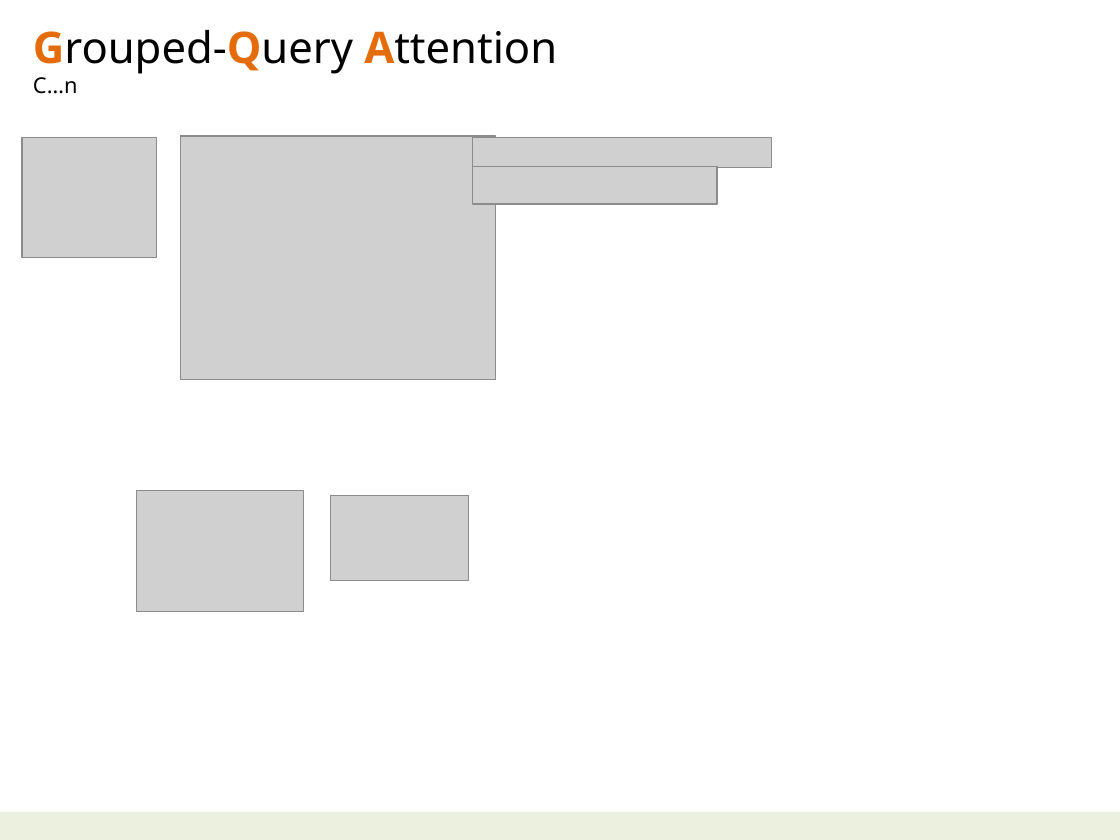
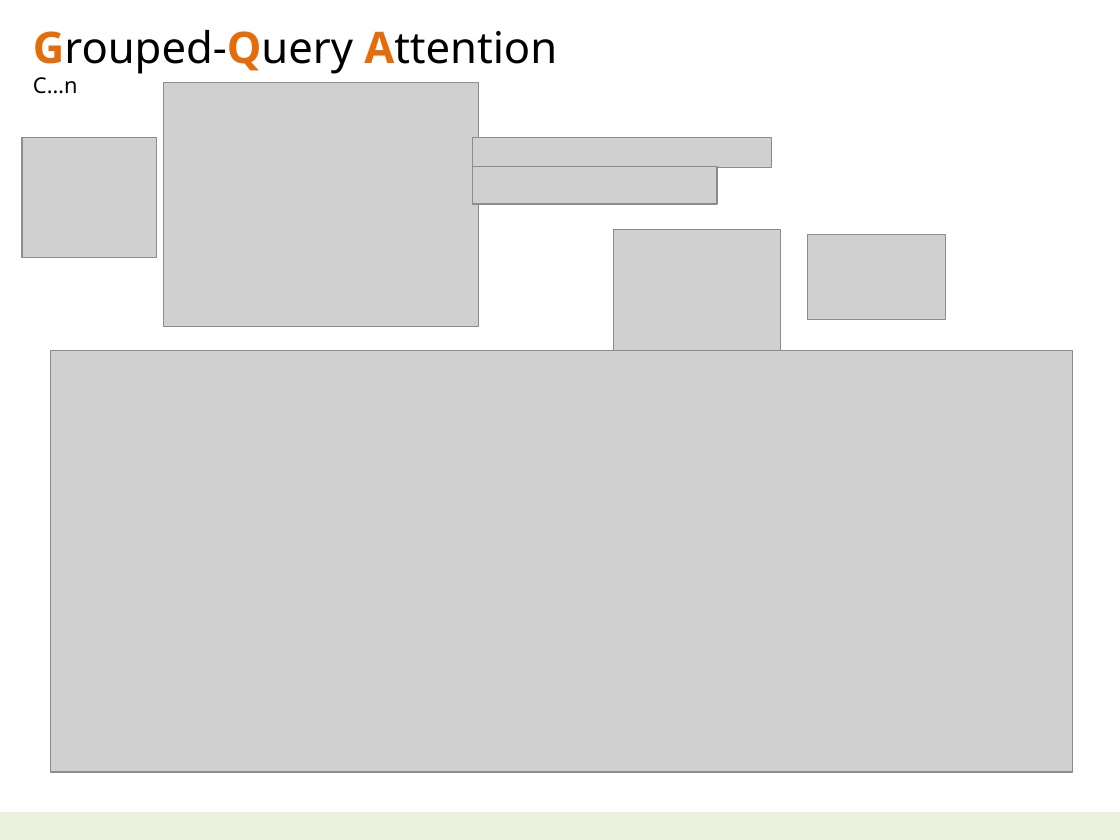
Before and after one commit to navibator/crazy-ai, a slide deck: slide 11 of ai-deepseek.pptx. Drawn at 1120x840 pixels with LibreOffice and Linux fonts; fonts in the diff are those of the drawing; grey boxes stand for pictures. Boxes give left, top, right and bottom in pixels: in the first picture for what was removed or moved away, otherwise in the second. Text is boxed around its words. In the diff, an @@ line names an element or a change of style, - is before the commit and + after.

```diff
--- a/ai-deepseek.pptx
+++ b/ai-deepseek.pptx
@@ picture moved from (x1=180, y1=136, x2=495, y2=380) to (x1=164, y1=82, x2=478, y2=326) @@
@@ picture moved from (x1=137, y1=491, x2=304, y2=612) to (x1=614, y1=230, x2=781, y2=351) @@
@@ picture moved from (x1=330, y1=495, x2=468, y2=580) to (x1=808, y1=234, x2=945, y2=319) @@
@@ picture added at (x1=50, y1=351, x2=1073, y2=772) @@
```
Also in this commit, not shown: 1 other slide changed, 2 other files.
